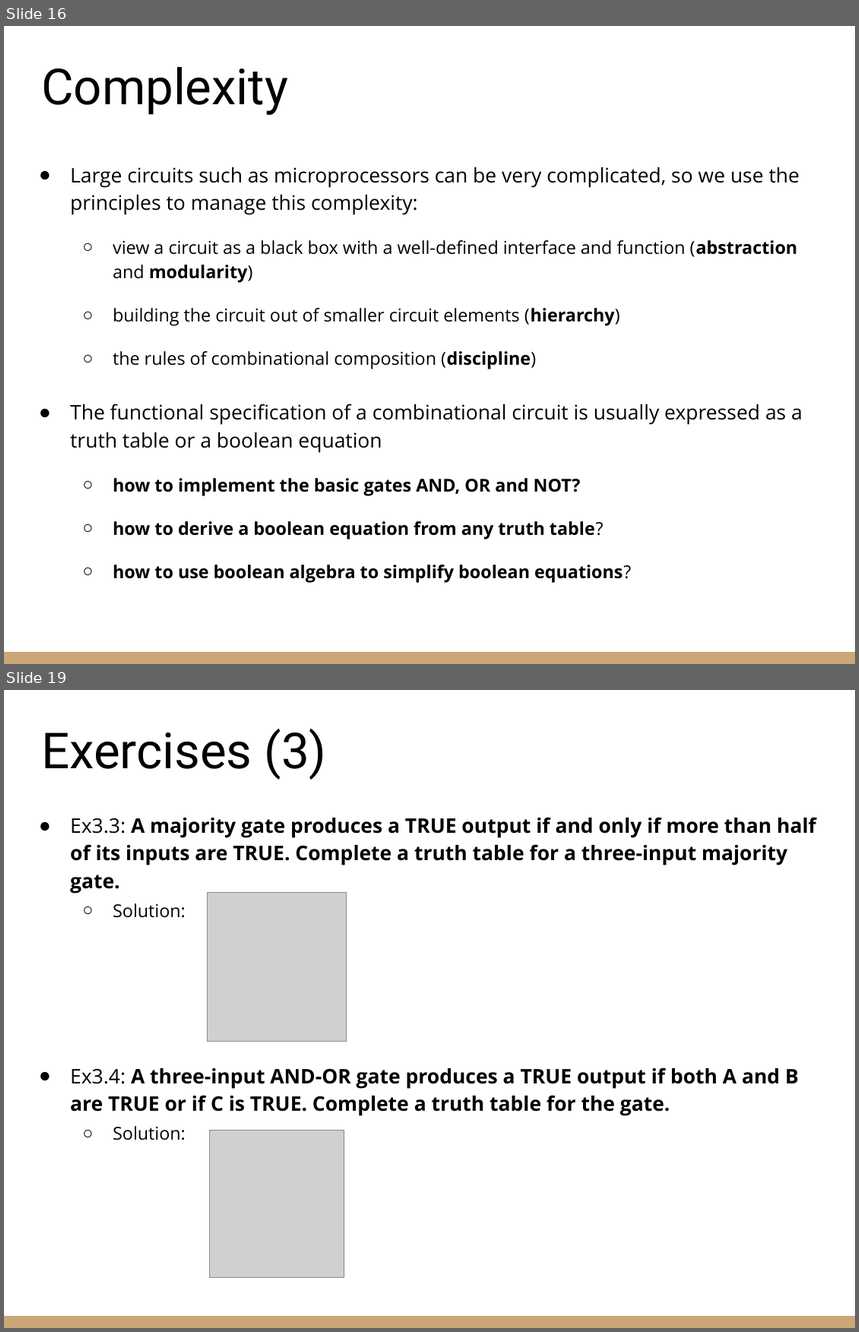
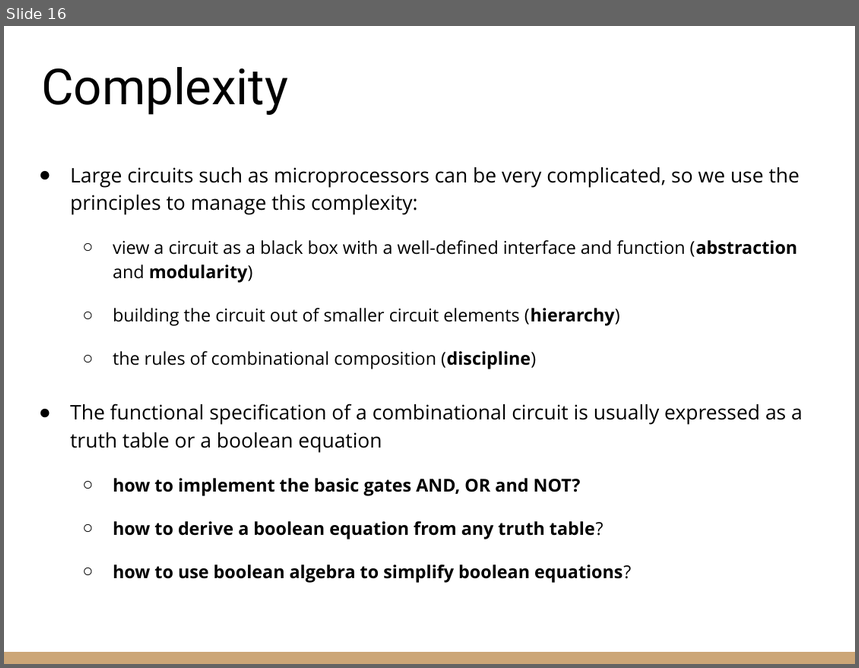
Before and after one commit to riccardoberta/esd, a slide deck: 03 - Logic Gates and Circuits/slides.pptx. Shown one above the other, each under a label of ours: slides 16 and 19 before the commit, slide 16 after it; the slides between them are not shown. The pictures are 859x1332 and 859x668 pixels, drawn with LibreOffice and Linux fonts; fonts in the diff are those of the drawing; grey boxes stand for pictures. Boxes give left, top, right and bottom in pixels: in the first picture for what was removed or moved away, otherwise in the second. Text is boxed around its words. In the diff, an @@ line names an element or a change of style, - is before the commit and + after.

```diff
--- a/03 - Logic Gates and Circuits/slides.pptx
+++ b/03 - Logic Gates and Circuits/slides.pptx
@@ slide 19 removed at (x1=4, y1=690, x2=855, y2=1328), background #FFFFFF; not listed: 1 template element that a slide beside it also shows @@
@@ title removed at (x1=41, y1=728, x2=327, y2=780) @@
-Exercises (3)
@@ text removed at (x1=70, y1=817, x2=816, y2=1141) @@
-● Ex3.3: A majority gate produces a TRUE output if and only if more than half of its inputs are TRUE. Complete a truth table for a three-input majority gate.
-  ○ Solution:
-● Ex3.4: A three-input AND-OR gate produces a TRUE output if both A and B are TRUE or if C is TRUE. Complete a truth table for the gate.
-  ○ Solution:
@@ picture removed at (x1=208, y1=893, x2=347, y2=1042) @@
@@ picture removed at (x1=209, y1=1130, x2=344, y2=1278) @@
```
Also in this commit, not shown: 11 slides changed, 2 other slides removed, 5 other files.
